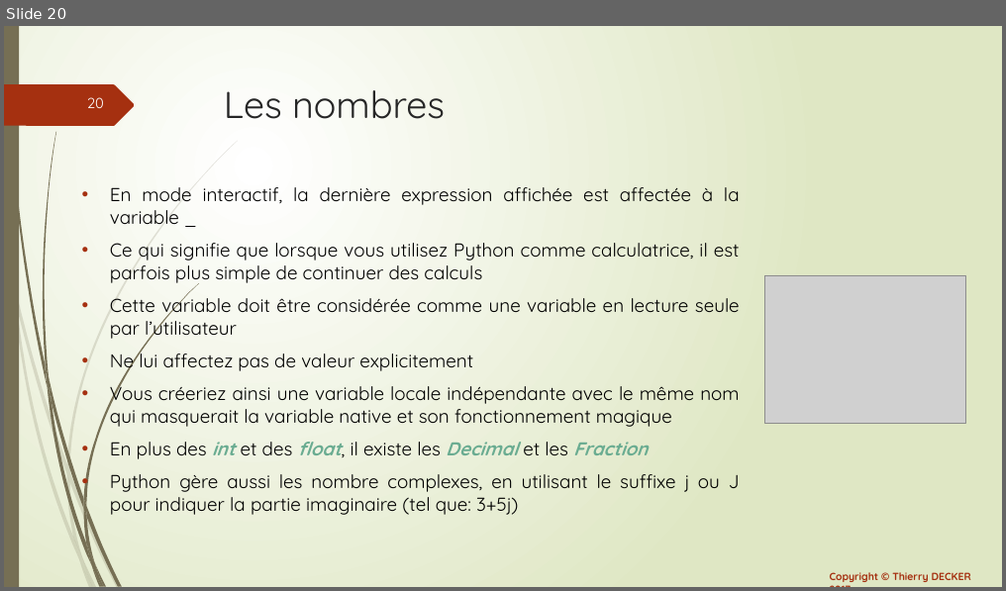
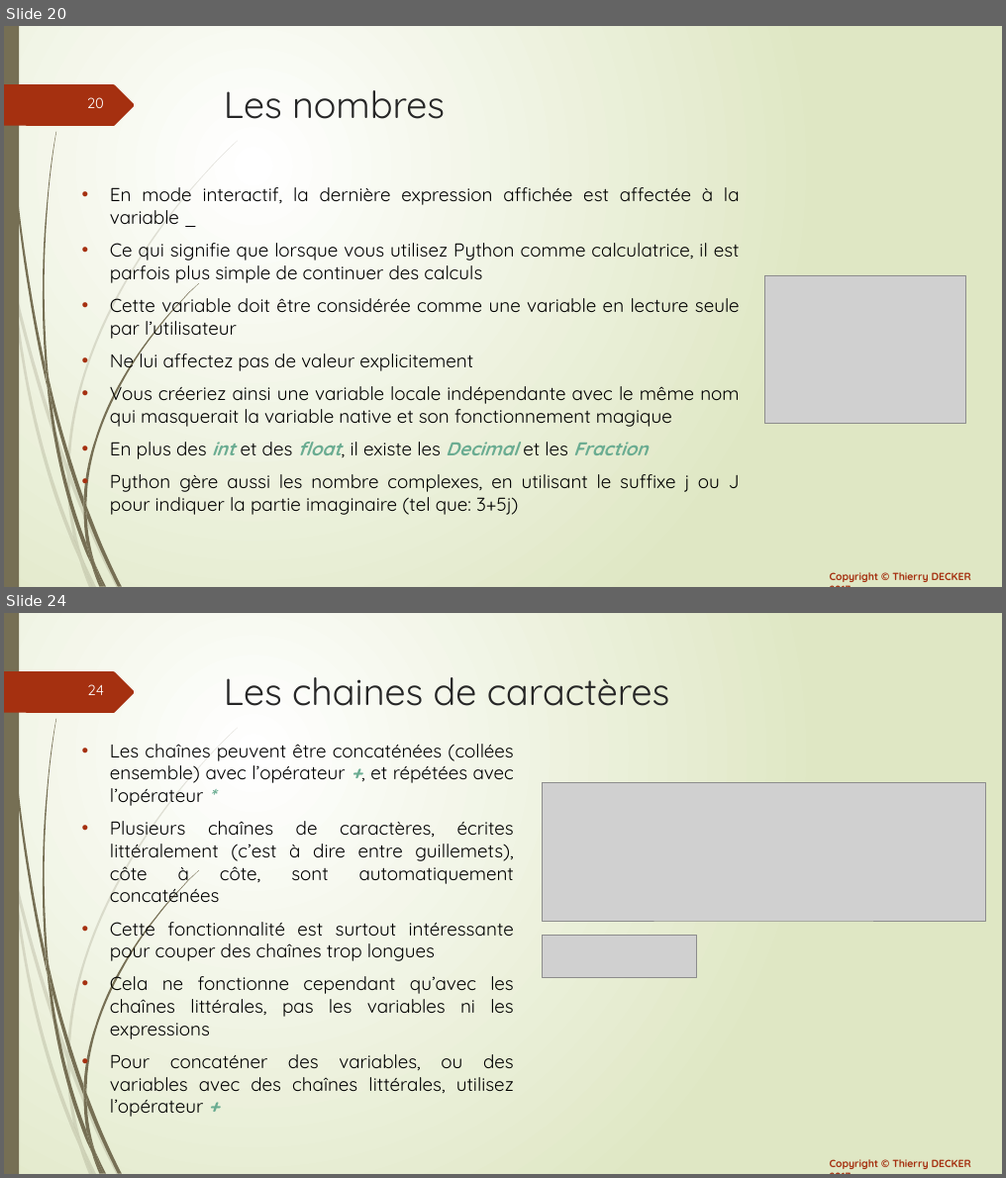
Before and after one commit to VikmanTheRacoon/learning-python, a slide deck: documentations/learning-python.pptx. Shown one above the other, each under a label of ours: slide 20 before the commit, slides 20 and 24 after it; the slides between them are not shown. The pictures are 1006x591 and 1006x1178 pixels, drawn with LibreOffice and Linux fonts; fonts in the diff are those of the drawing; grey boxes stand for pictures. Boxes give left, top, right and bottom in pixels: in the first picture for what was removed or moved away, otherwise in the second. Text is boxed around its words. In the diff, an @@ line names an element or a change of style, - is before the commit and + after.

```diff
--- a/documentations/learning-python.pptx
+++ b/documentations/learning-python.pptx
@@ slide 24 added at <box>4,613,1002,1174</box>, background gradient #FFFFFF to #DFE8C4; not listed: 26 template elements that a slide beside it also shows @@
@@ title added at <box>224,677,670,706</box>, 36 pt, text #262626 @@
+Les chaines de caractères
@@ text added at <box>110,744,514,1117</box>, 18 pt, text #000000 @@
+• Les chaînes peuvent être concaténées (collées ensemble) avec l’opérateur +, et répétées avec l’opérateur *
+• Plusieurs chaînes de caractères, écrites littéralement (c’est à dire entre guillemets), côte à côte, sont automatiquement concaténées
+• Cette fonctionnalité est surtout intéressante pour couper des chaînes trop longues
+• Cela ne fonctionne cependant qu’avec les chaînes littérales, pas les variables ni les expressions
+• Pour concaténer des variables, ou des variables avec des chaînes littérales, utilisez l’opérateur +
@@ picture added at <box>543,783,985,921</box> @@
@@ picture added at <box>543,935,697,978</box> @@
```
Also in this commit, not shown: 1 slide changed, 2 other slides added, 1 other file.
